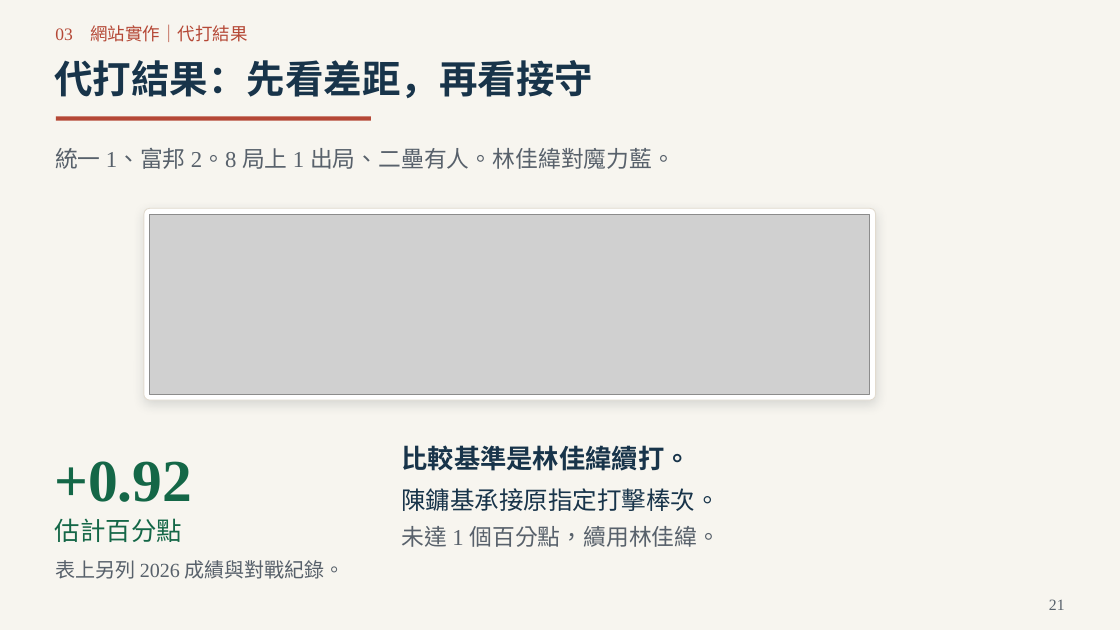
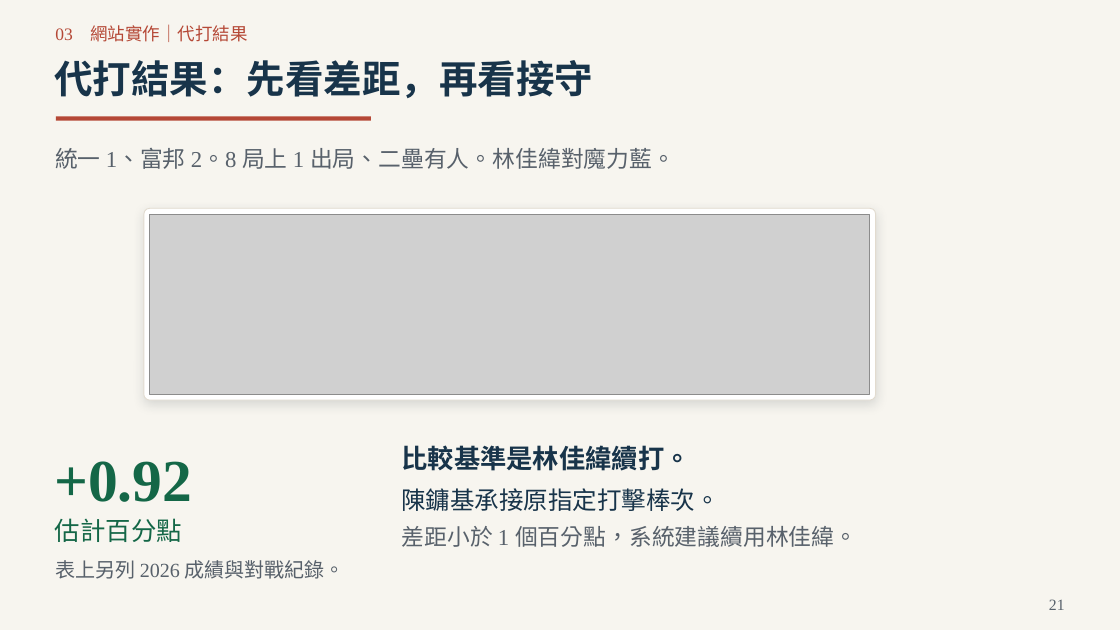
Before and after one commit to Da-Xiong-Chen/baseball_project, a slide deck: slide 21 of presentations/competition-2026/sync-20261115/一球兩面_臨場用人決策_2026球季版_38頁.pptx. Drawn at 1120x630 pixels with LibreOffice and Linux fonts; fonts in the diff are those of the drawing; grey boxes stand for pictures. Boxes give left, top, right and bottom in pixels: in the first picture for what was removed or moved away, otherwise in the second. Text is boxed around its words. In the diff, an @@ line names an element or a change of style, - is before the commit and + after.

```diff
--- a/presentations/competition-2026/sync-20261115/一球兩面_臨場用人決策_2026球季版_38頁.pptx
+++ b/presentations/competition-2026/sync-20261115/一球兩面_臨場用人決策_2026球季版_38頁.pptx
@@ text at <box>402,526,857,547</box>: text changed @@
-未達 1 個百分點，續用林佳緯。
+差距小於 1 個百分點，系統建議續用林佳緯。
```
Also in this commit, not shown: 12 other slides changed, 2 other files.
